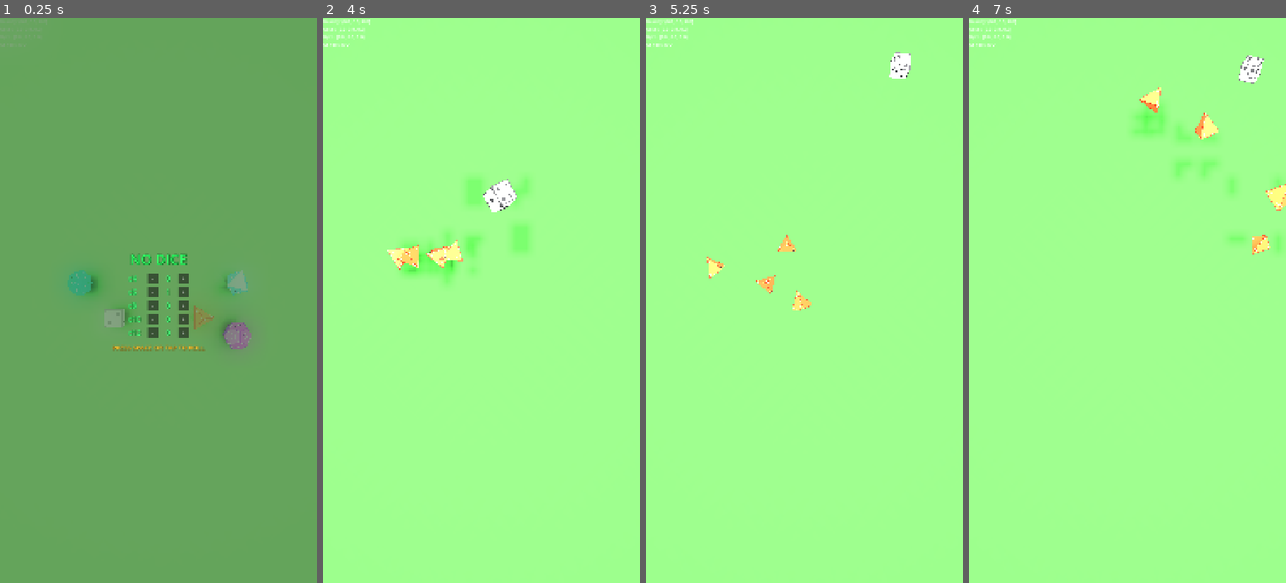
Above: before the commit, frames 1-4 (left to right).
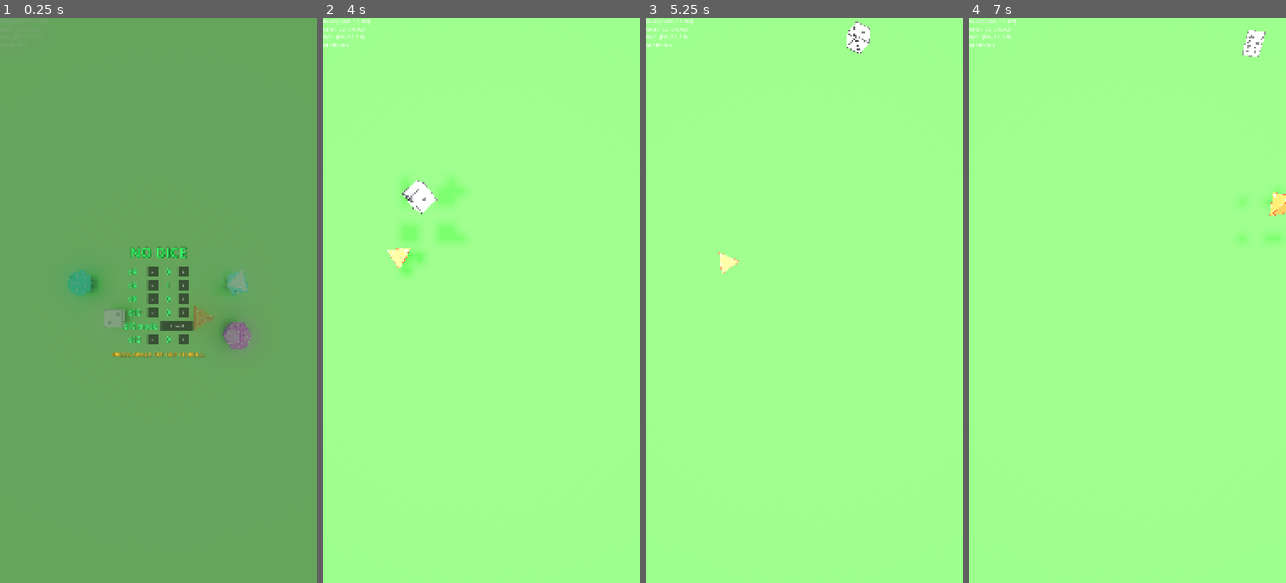
Above: after the commit, the same moments.

Repository: MatthieuLJ/no_dice
Game: Godot game, scene res://die.tscn
The game is run twice, just before and just after one commit, with the same random seed, the same clock (stepped at 60 frames per second) and the same inputs.
Inputs (mouse positions are in pixels of both pictures, inside the frame that each line leads up to):
- Up to frame 1 (0.25 s): no input
- Up to frame 2 (4 s): click (500, 328) at 0.5 s, where only the run after the commit has a clickable "Low 0"; click (500, 328) at 1.25 s, where only the run after the commit has a clickable "High 10"; click "-" at 2 s; click "+" at 2.75 s; tap Space at 3.5, 3.77 s; move the mouse to (551, 272) at 3.52 s; hold Right (ui_right) from 3.53 s (still down); tap Enter at 3.6 s; click (551, 272) at 3.67 s
- Up to frame 3 (5.25 s): release Right (ui_right) at 4.25 s; drag from (741, 328) to (788, 413) at 4.27 s; move the mouse to (836, 176) at 5.02 s; hold Right (ui_right) from 5.03 s (still down); tap R at 5.1 s; click (836, 176) at 5.17 s
- Up to frame 4 (7 s): release Right (ui_right) at 5.75 s; drag from (1111, 413) to (1032, 215) at 5.77 s; move the mouse to (1222, 385) at 6.52 s; hold Left (ui_left) from 6.53 s (still down); tap Keypad Enter at 6.6 s; click (1222, 385) at 6.67 s; tap Space at 6.77 s

The runs differ from the first frame. In frame 1, 1.8% of the frame differs, in the area x 35-65%, y 40-61%; in frame 2, 2.7%, in the area x 20-65%, y 28-47%; in frame 3, 1.1%; in frame 4, 1.9%.

Commit message:
feat(d10): add D10 mode toggle (Low 0: 0..9 vs High 10: 1..10) to Start Menu with dynamic texture swapping

Diff:
--- a/d10.gd
+++ b/d10.gd
@@ -1,6 +1,7 @@
 extends RigidBody3D
 
 @export var ground: StaticBody3D
+@export var is_high_10: bool = false
 
 const R: float = 0.085 # Circumradius matching D6 size
 static var VERTICES: Array[Vector3] = []
@@ -70,7 +71,8 @@
 		st.begin(Mesh.PRIMITIVE_TRIANGLES)
 
 		var mat = StandardMaterial3D.new()
-		var tex = load("res://textures/d10_texture.png")
+		var tex_path = "res://textures/d10_high_texture.png" if is_high_10 else "res://textures/d10_texture.png"
+		var tex = load(tex_path)
 		if tex:
 			mat.albedo_texture = tex
 			mat.albedo_color = Color.WHITE
@@ -80,6 +82,7 @@
 		mat.metallic = 0.0
 		mat.specular = 0.5
 		st.set_material(mat)
+		mesh_inst.material_override = mat
 
 		# 10 Kite Faces
 		for k_idx in range(KITES.size()):
@@ -133,6 +136,22 @@
 
 		mesh_inst.mesh = st.commit()
 
+func set_d10_mode(high_10: bool) -> void:
+	is_high_10 = high_10
+	var tex_path = "res://textures/d10_high_texture.png" if is_high_10 else "res://textures/d10_texture.png"
+	var mesh_inst = get_node_or_null("MeshInstance3D") as MeshInstance3D
+	if mesh_inst:
+		var tex = load(tex_path)
+		if tex:
+			if not mesh_inst.material_override:
+				var mat = StandardMaterial3D.new()
+				mat.roughness = 0.4
+				mat.metallic = 0.0
+				mat.specular = 0.5
+				mat.albedo_color = Color.WHITE
+				mesh_inst.material_override = mat
+			(mesh_inst.material_override as StandardMaterial3D).albedo_texture = tex
+
 func _integrate_forces(state: PhysicsDirectBodyState3D) -> void:
 	if not ground:
 		return
--- a/start_menu.gd
+++ b/start_menu.gd
@@ -7,8 +7,11 @@
 	"d6": 1,
 	"d8": 0,
 	"d10": 0,
-	"d12": 0
+	"d12": 0,
+	"d10_mode": "low_0"
 }
+
+var is_d10_high_10: bool = false
 
 @onready var blur_rect: ColorRect = $BlurRect
 @onready var menu_container: Control = $MenuContainer
@@ -30,6 +33,8 @@
 @onready var minus_d10: Button = get_node_or_null("MenuContainer/VBoxContainer/ConfigContainer/RowD10/MinusButton")
 @onready var plus_d10: Button = get_node_or_null("MenuContainer/VBoxContainer/ConfigContainer/RowD10/PlusButton")
 
+@onready var d10_mode_button: Button = get_node_or_null("MenuContainer/VBoxContainer/ConfigContainer/D10ModeRow/D10ModeButton")
+
 @onready var label_d12: Label = get_node_or_null("MenuContainer/VBoxContainer/ConfigContainer/RowD12/CountLabel")
 @onready var minus_d12: Button = get_node_or_null("MenuContainer/VBoxContainer/ConfigContainer/RowD12/MinusButton")
 @onready var plus_d12: Button = get_node_or_null("MenuContainer/VBoxContainer/ConfigContainer/RowD12/PlusButton")
@@ -48,6 +53,15 @@
 	_connect_row("d10", minus_d10, plus_d10)
 	_connect_row("d12", minus_d12, plus_d12)
 
+	if d10_mode_button:
+		d10_mode_button.pressed.connect(_on_d10_mode_pressed)
+
+func _on_d10_mode_pressed() -> void:
+	is_d10_high_10 = !is_d10_high_10
+	dice_counts["d10_mode"] = "high_10" if is_d10_high_10 else "low_0"
+	if d10_mode_button:
+		d10_mode_button.text = "High 10" if is_d10_high_10 else "Low 0"
+
 func _connect_row(type_key: String, minus_btn: Button, plus_btn: Button) -> void:
 	if minus_btn:
 		minus_btn.pressed.connect(func(): _on_count_change(type_key, -1))
@@ -55,7 +69,7 @@
 		plus_btn.pressed.connect(func(): _on_count_change(type_key, 1))
 
 func _on_count_change(type_key: String, delta: int) -> void:
-	var current: int = dice_counts.get(type_key, 0)
+	var current: int = int(dice_counts.get(type_key, 0))
 	var new_val: int = max(0, min(10, current + delta))
 	dice_counts[type_key] = new_val
 	_update_all_displays()
@@ -66,11 +80,13 @@
 	if label_d8: label_d8.text = str(dice_counts.get("d8", 0))
 	if label_d10: label_d10.text = str(dice_counts.get("d10", 0))
 	if label_d12: label_d12.text = str(dice_counts.get("d12", 0))
+	if d10_mode_button:
+		d10_mode_button.text = "High 10" if is_d10_high_10 else "Low 0"
 
 func get_total_count() -> int:
 	var total: int = 0
-	for val in dice_counts.values():
-		total += int(val)
+	for key in ["d4", "d6", "d8", "d10", "d12"]:
+		total += int(dice_counts.get(key, 0))
 	return total
 
 func _process(delta: float) -> void:
@@ -96,6 +112,7 @@
 			minus_d6, plus_d6,
 			minus_d8, plus_d8,
 			minus_d10, plus_d10,
+			d10_mode_button,
 			minus_d12, plus_d12
 		]
 		for btn in buttons:
@@ -117,6 +134,7 @@
 		_update_all_displays()
 
 	_is_active = false
+	dice_counts["d10_mode"] = "high_10" if is_d10_high_10 else "low_0"
 
 	var tween = create_tween().set_parallel(true)
 	tween.tween_property(blur_rect, "modulate:a", 0.0, 0.35)
--- a/start_menu.tscn
+++ b/start_menu.tscn
@@ -193,6 +193,23 @@
 size_flags_vertical = 4
 text = "+"
 
+[node name="D10ModeRow" type="HBoxContainer" parent="MenuContainer/VBoxContainer/ConfigContainer"]
+layout_mode = 2
+theme_override_constants/separation = 12
+alignment = 1
+
+[node name="D10ModeLabel" type="Label" parent="MenuContainer/VBoxContainer/ConfigContainer/D10ModeRow"]
+custom_minimum_size = Vector2(80, 0)
+layout_mode = 2
+text = "d10 mode"
+label_settings = SubResource("LabelSettings_config")
+
+[node name="D10ModeButton" type="Button" parent="MenuContainer/VBoxContainer/ConfigContainer/D10ModeRow"]
+custom_minimum_size = Vector2(110, 36)
+layout_mode = 2
+size_flags_vertical = 4
+text = "Low 0"
+
 [node name="RowD12" type="HBoxContainer" parent="MenuContainer/VBoxContainer/ConfigContainer"]
 layout_mode = 2
 theme_override_constants/separation = 16
--- a/world_physics.gd
+++ b/world_physics.gd
@@ -51,6 +51,8 @@
 		"d12": d12
 	}
 
+	var is_d10_high: bool = (counts.get("d10_mode", "low_0") == "high_10")
+
 	var spawn_idx: int = 0
 	for type_key in ["d4", "d6", "d8", "d10", "d12"]:
 		var req_count: int = int(counts.get(type_key, 0))
@@ -58,6 +60,9 @@
 		if not is_instance_valid(base_die):
 			continue
 
+		if type_key == "d10" and base_die.has_method("set_d10_mode"):
+			base_die.call("set_d10_mode", is_d10_high)
+
 		if req_count > 0:
 			base_die.visible = true
 			base_die.process_mode = PROCESS_MODE_INHERIT
@@ -73,6 +78,8 @@
 
 			for i in range(1, req_count):
 				var extra_die = base_die.duplicate() as RigidBody3D
+				if type_key == "d10" and extra_die.has_method("set_d10_mode"):
+					extra_die.call("set_d10_mode", is_d10_high)
 				add_child(extra_die)
 				extra_die.visible = true
 
Binary file added: textures/d10_high_texture.png
Not shown, changed: scripts/generate_d10_texture.py
